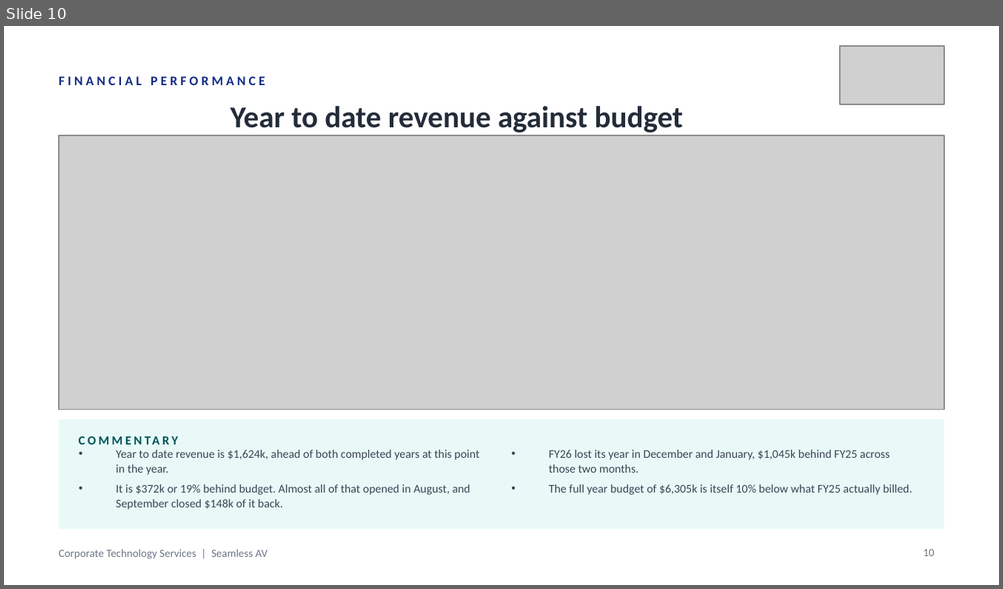
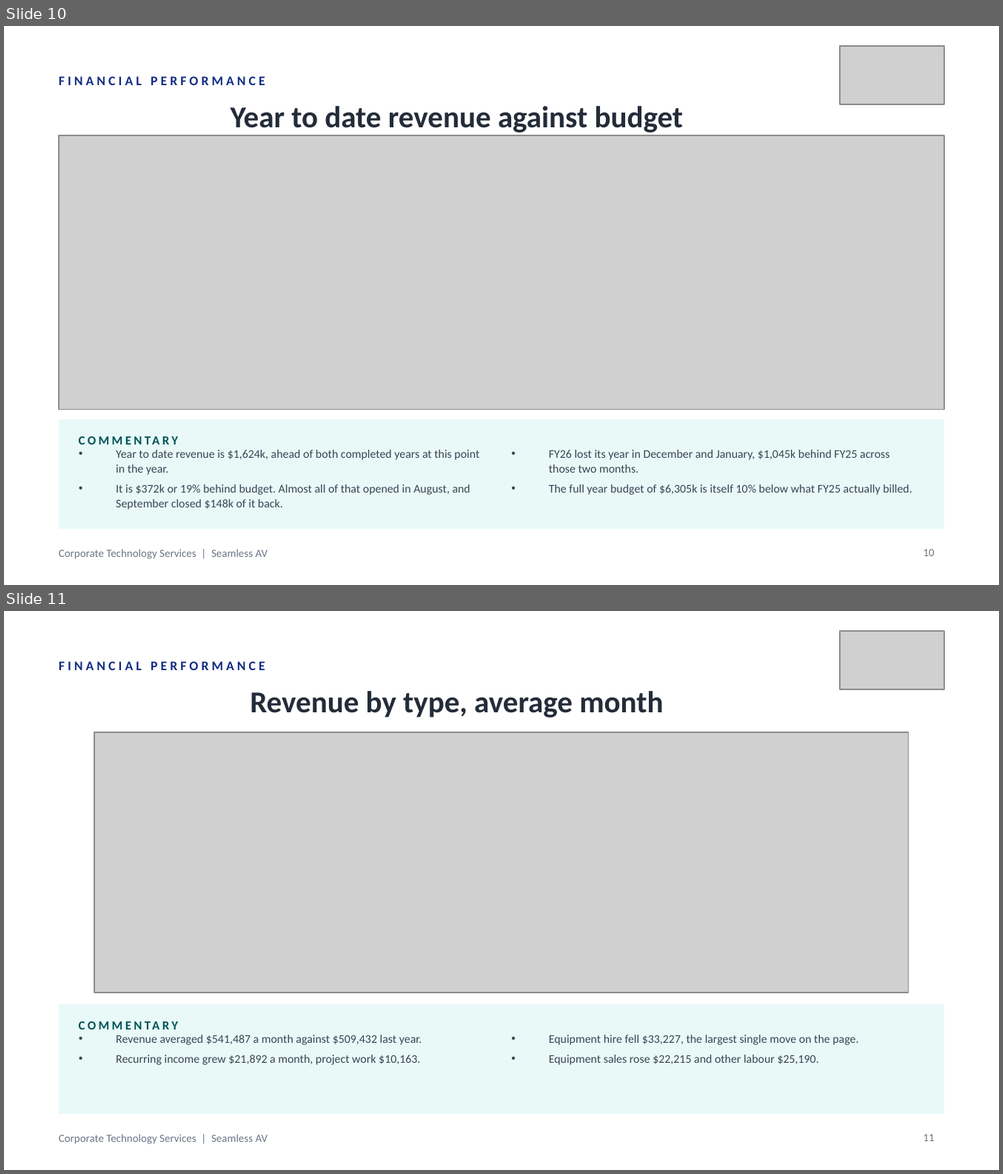
Before and after one commit to WesleyNelson-O33/Claude, a slide deck: deck/CTS Monthly Business Review - 30092026.pptx. Shown one above the other, each under a label of ours: slide 10 before the commit, slides 10 and 11 after it. The pictures are 1003x589 and 1003x1174 pixels, drawn with LibreOffice and Linux fonts; fonts in the diff are those of the drawing; grey boxes stand for pictures. Boxes give left, top, right and bottom in pixels: in the first picture for what was removed or moved away, otherwise in the second. Text is boxed around its words. In the diff, an @@ line names an element or a change of style, - is before the commit and + after.

```diff
--- a/deck/CTS Monthly Business Review - 30092026.pptx
+++ b/deck/CTS Monthly Business Review - 30092026.pptx
@@ slide 11 added at (x1=4, y1=611, x2=999, y2=1170), background #FFFFFF; not listed: 1 template element that a slide beside it also shows @@
@@ picture added at (x1=839, y1=631, x2=944, y2=689) @@
@@ text added at (x1=59, y1=661, x2=265, y2=670), 9.5 pt, text #122B82, bold @@
+FINANCIAL PERFORMANCE
@@ text added at (x1=250, y1=691, x2=663, y2=718), 22 pt, text #242C39, bold @@
+Revenue by type, average month
@@ picture added at (x1=94, y1=732, x2=908, y2=993) @@
@@ rectangle added at (x1=59, y1=1005, x2=944, y2=1114), fill #E8F9F8 @@
@@ text added at (x1=79, y1=1013, x2=377, y2=1038), 9 pt, text #005358, bold @@
+COMMENTARY
@@ text added at (x1=116, y1=1035, x2=421, y2=1065), 8.5 pt, text #3A4453 @@
+• Revenue averaged $541,487 a month against $509,432 last year.
+• Recurring income grew $21,892 a month, project work $10,163.
@@ text added at (x1=549, y1=1035, x2=858, y2=1065), 8.5 pt, text #3A4453 @@
+• Equipment hire fell $33,227, the largest single move on the page.
+• Equipment sales rose $22,215 and other labour $25,190.
@@ page number added at (x1=923, y1=1134, x2=934, y2=1142), 8 pt, text #6B7585 @@
+11
```
Also in this commit, not shown: 5 other slides added, 25 other files.
